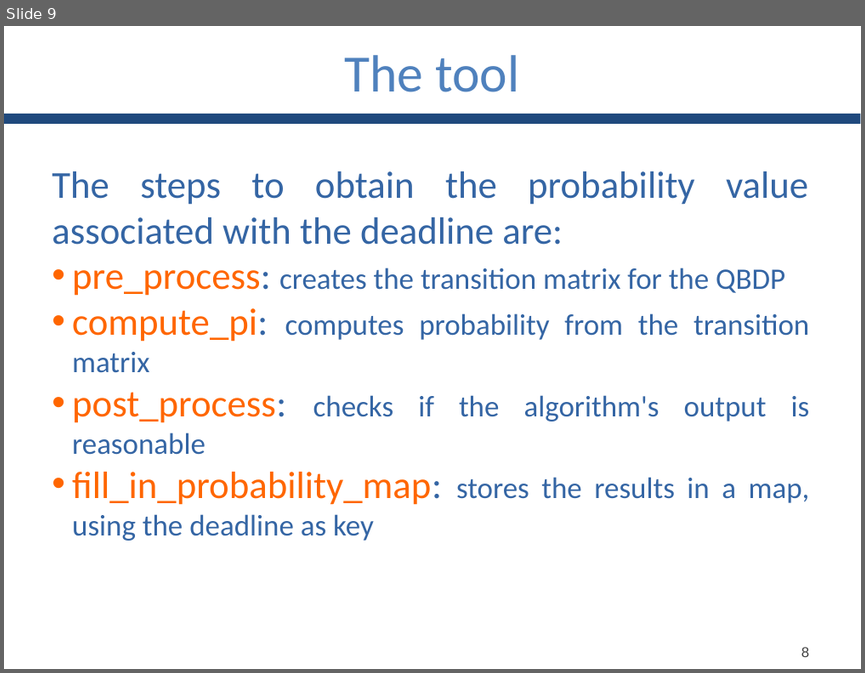
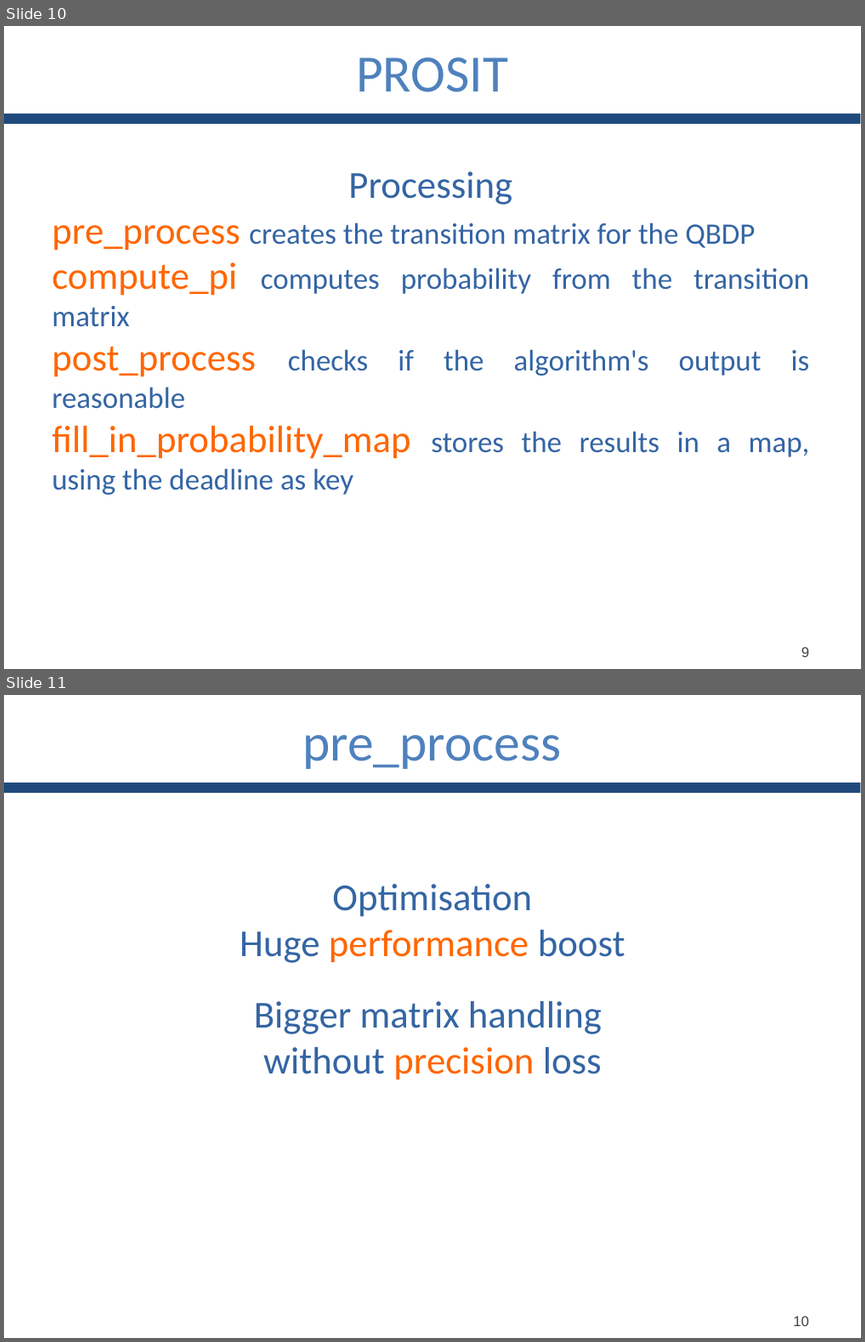
Before and after one commit to GianlucaBortoli/bachelorThesis, a slide deck: slides/slides.pptx. Shown one above the other, each under a label of ours: slide 9 before the commit, slides 10 and 11 after it. The pictures are 865x673 and 865x1342 pixels, drawn with LibreOffice and Linux fonts; fonts in the diff are those of the drawing. Boxes give left, top, right and bottom in pixels: in the first picture for what was removed or moved away, otherwise in the second. Text is boxed around its words. In the diff, an @@ line names an element or a change of style, - is before the commit and + after.

```diff
--- a/slides/slides.pptx
+++ b/slides/slides.pptx
@@ slide 11 added at [4,695,861,1338], background #FFFFFF; not listed: 1 template element that a slide beside it also shows @@
@@ text added at [302,735,561,769], 44 pt, text #4F81BD @@
+pre_process
@@ text added at [239,884,625,1080], 32 pt, text #3465A4 @@
+Optimisation
+Huge performance boost
+Bigger matrix handling
+without precision loss
@@ text added at [793,1315,809,1326], 12 pt, text #404040 @@
+10
@@ what was slide 9 is now slide 10 @@
@@ slide 10 changed as well @@
@@ text at [356,57,508,92]: text changed @@
-The tool
+PROSIT
@@ text at [52,171,810,494]: text changed @@
-The steps to obtain the probability value associated with the deadline are:
-• pre_process: creates the transition matrix for the QBDP
-• compute_pi: computes probability from the transition matrix
-• post_process: checks if the algorithm's output is reasonable
-• fill_in_probability_map: stores the results in a map, using the deadline as key
+Processing
+pre_process creates the transition matrix for the QBDP
+compute_pi computes probability from the transition matrix
+post_process checks if the algorithm's output is reasonable
+fill_in_probability_map stores the results in a map, using the deadline as key
@@ text at [801,646,809,657]: text changed @@
-8
+9
```
Also in this commit, not shown: 6 other slides changed, 3 other slides added, 3 slides removed.
